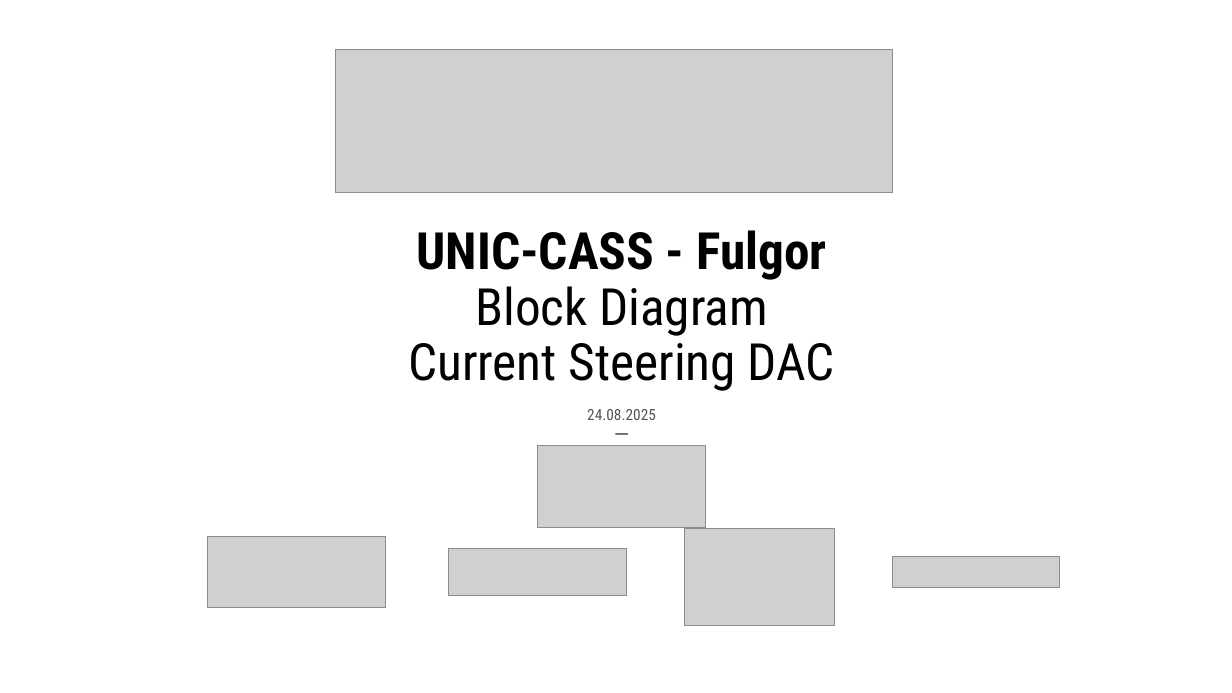
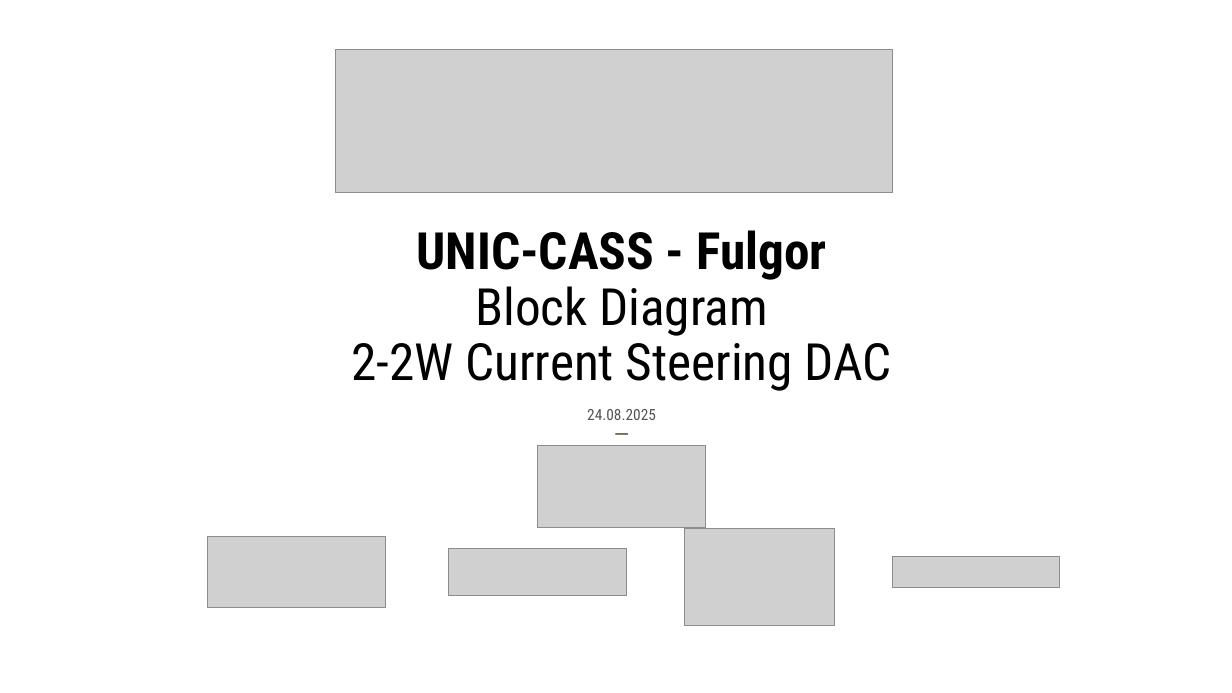
Before and after one commit to Fundacion-Fulgor/UNIC-CASS-Aug25, a slide deck: slide 1 of Diapositivas/BlockDiagram_CurrentSteeringDAC.pptx. Drawn at 1232x693 pixels with LibreOffice and Linux fonts; fonts in the diff are those of the drawing; grey boxes stand for pictures. Boxes give left, top, right and bottom in pixels: in the first picture for what was removed or moved away, otherwise in the second. Text is boxed around its words. In the diff, an @@ line names an element or a change of style, - is before the commit and + after.

Commit message:
Modifica nombre de Current Steering a W-2W

```diff
--- a/Diapositivas/BlockDiagram_CurrentSteeringDAC.pptx
+++ b/Diapositivas/BlockDiagram_CurrentSteeringDAC.pptx
@@ title at box(351, 230, 892, 420): text changed @@
-UNIC-CASS - Fulgor
-Block Diagram
-Current Steering DAC
-24.08.2025
-─
+UNIC-CASS - Fulgor
+Block Diagram
+2-2W Current Steering DAC
+24.08.2025
+─
```
Also in this commit, not shown: 1 other slide changed, 1 other file.
